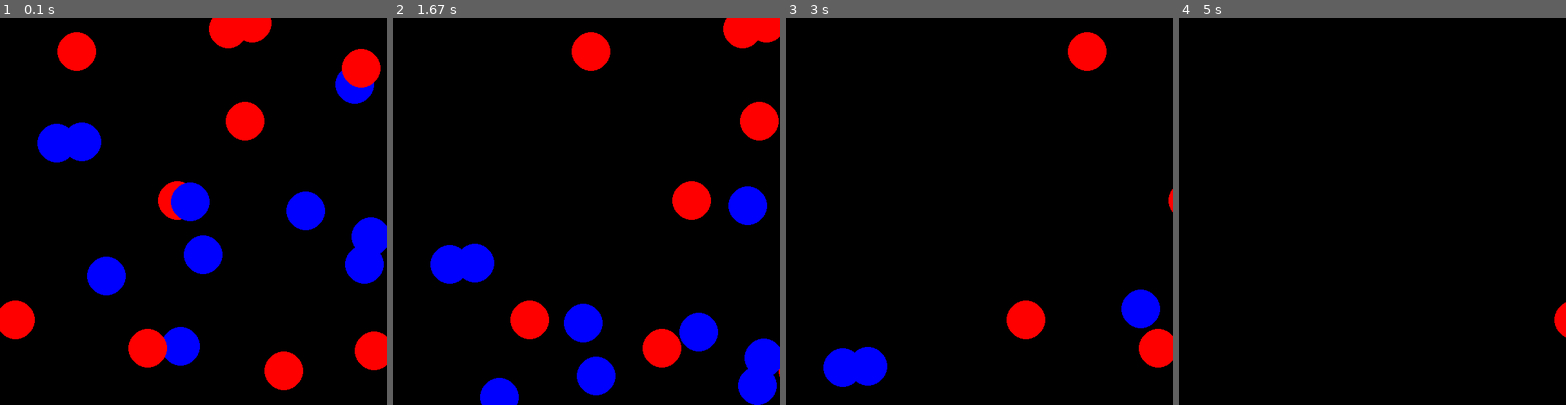
Above: before the commit, frames 1-4 (left to right).
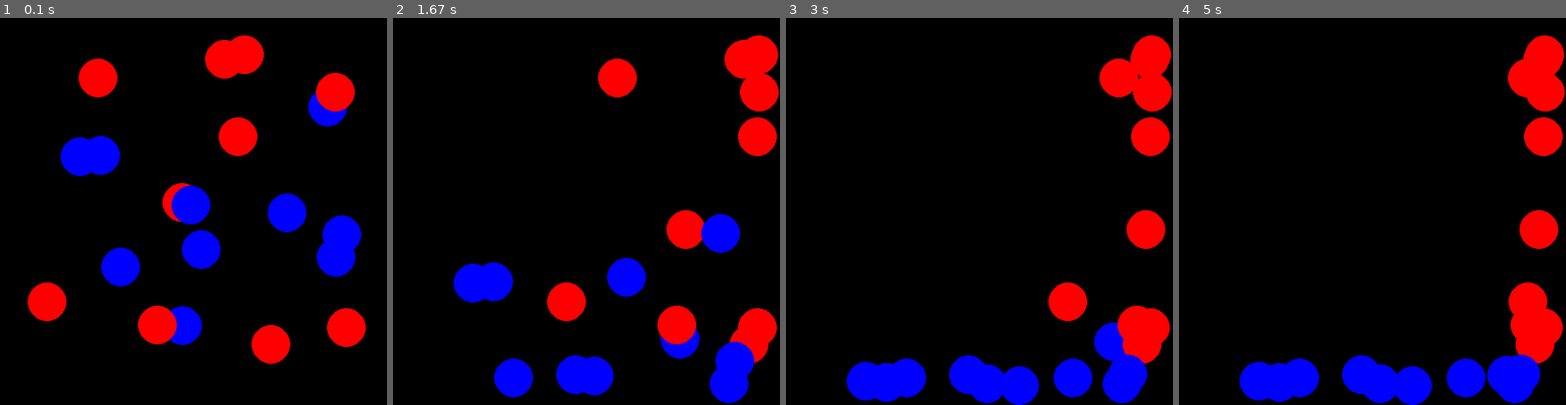
Above: after the commit, the same moments.

Repository: haydenpereira/youngwonks
Game: pygame game, started from OOPS/Pygame_with_classes.py
The game is run twice, just before and just after one commit, with the same random seed, the same clock (stepped at 60 frames per second) and the same inputs.
Inputs (mouse positions are in pixels of both pictures, inside the frame that each line leads up to):
- Up to frame 1 (0.1 s): no input
- Up to frame 2 (1.67 s): click (582, 226) at 0.38 s; click (625, 203) at 0.72 s; click (586, 234) at 1.05 s; click (466, 153) at 1.38 s
- Up to frame 3 (3 s): click (1025, 246) at 1.72 s; click (886, 134) at 2.05 s; click (983, 250) at 2.38 s; click (1080, 273) at 2.72 s
- Up to frame 4 (5 s): click (1449, 180) at 3.05 s; click (1225, 126) at 3.38 s; click (1453, 141) at 3.72 s; click (1260, 137) at 4.05 s; click (1387, 196) at 4.38 s; click (1287, 141) at 4.72 s

The runs differ from the first frame. In frame 1, 19% of the frame differs, in the area x 0-100%, y 0-97%; in frame 2, 19%; in frame 3, 15%; in frame 4, 11%.

Commit message:
class on Aug31

Diff:
--- /dev/null
+++ b/OOPS/Pong_with_classes.py
@@ -0,0 +1,42 @@
+import pygame
+from pygame.locals import *
+pygame.init()
+screen = pygame.display.set_mode((600,600))
+red = (255,0,0)
+green = (0,255,0)
+blue = (0,0,255)
+white = (255,255,255)
+class Ball:
+    radius = 30
+    def __init__(self):
+        self.x = 300
+        self.y = 300
+        self.speedx = 0
+        self.speedy = 0
+        self.color = green
+    def draw(self):
+        pygame.draw.circle(screen,self.color,(self.x,self.y),Ball.radius)
+    #def move(self):
+class Paddle:
+    def __init__(self,x,y):
+        self.x = x
+        self.y = y
+        self.speedy = 3
+        self.width = 20
+        self.length = 125
+        self.color = white
+    def draw(self):
+        pygame.draw.rect(screen,self.color,(self.x,self.y,self.width,self.length))
+ball = Ball()
+paddle1 = Paddle(30,250)
+paddle2 = Paddle(550,250)
+while True:
+    screen.fill((0,0,0))
+    ball.draw()
+    paddle1.draw()
+    paddle2.draw()
+    for event in pygame.event.get():
+        if event.type == QUIT:
+            pygame.quit()
+            quit()
+    pygame.display.update()
--- a/OOPS/Pygame_with_classes.py
+++ b/OOPS/Pygame_with_classes.py
@@ -212,25 +212,30 @@
         self.x = x
         self.y = y
         self.color = random.choice([red,blue])
-        self.speedx = 0
-        self.speedy = 0
+        self.speedx = 2
+        self.speedy = 2
     def draw(self):
         pygame.draw.circle(screen,self.color,(self.x,self.y),self.radius)
     def move(self):
         if self.color == red:
             self.speedy = 0
-            self.speedx = 2
+        elif self.color == blue:
+            self.speedx = 0
+        self.x += self.speedx
+        self.y += self.speedy
+        if self.x >= 570 or self.x <= 30:
+            self.speedx = -self.speedx
+        elif self.y >= 570 or self.y <= 30:
+            self.speedy = -self.speedy
+    def change(self):
         if self.color == blue:
             self.speedx = 0
             self.speedy = 2
-        self.x += self.speedx
-        self.y += self.speedy
-        if self.x >= 600 or self.x <= 0:
-            self.speedx = -self.speedx
-        if self.y >= 600 or self.y <= 0:
-            self.speedy = -self.speedy
+        elif self.color == red:
+            self.speedx = 2
+            self.speedy = 0
 for i in range(0,20,1):
-    object1 = Circle(random.randint(0,600),random.randint(0,600))
+    object1 = Circle(random.randint(50,550),random.randint(50,550))
     object_list.append(object1)
 while True:
     screen.fill((0,0,0))
@@ -238,6 +243,15 @@
         i.draw()
         i.move()
     for event in pygame.event.get():
+        if event.type == MOUSEBUTTONDOWN:
+            for i in object_list:
+                if event.pos[0] in range(i.x - 30,i.x + 30) and event.pos[1] in range(i.y - 30, i.y + 30):
+                    if i.color == red:
+                        i.color = blue
+                    elif i.color == blue:
+                        i.color = red
+                i.change()
+                i.move()
         if event.type == QUIT:
             pygame.quit()
             quit()
